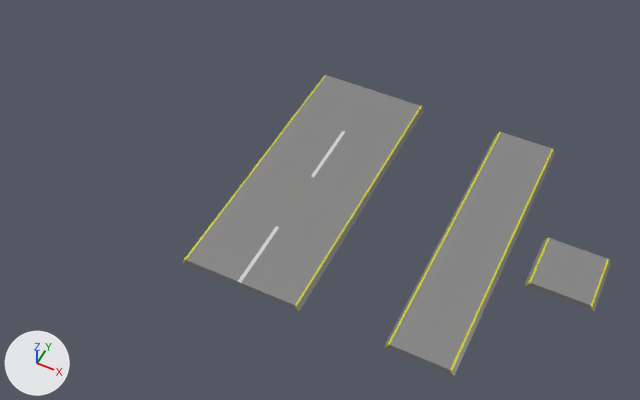
The Blender file DevelopmentMaterials/Models/roads.blend, before and after one commit.
Before and after are seen from a 50 mm camera at (-4.43, -18.56, 22.25) aimed at (-13.48, -0.46, -0.38). The lights are fixed; the arrows at lower left show +X, +Y and +Z.

In view in the first picture: 'road_0_1x1', 'road_0_1x10', 'road_0_2x10'.
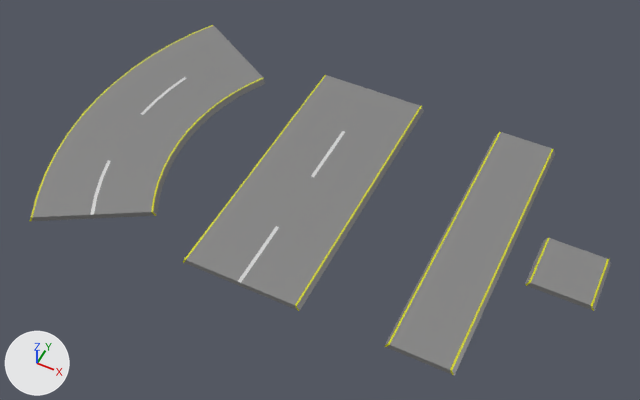
Boxes [x1, y1, x2, y2] around the edits, measured in the pictures (640 x 400 px):
'road_0_2x10_60deg', added: after [29, 25, 265, 221]

Patch to the scene script:
```diff
--- a/DevelopmentMaterials/Models/roads.blend.py
+++ b/DevelopmentMaterials/Models/roads.blend.py
@@ me_cube_004 @@
+me_cube_004.from_pydata(...)  # 112 vertices, 94 faces; spans x -2.1..3.1, y -5.82..5.82, z -0.1..0.1
+me_cube_004.materials.append(mat_material)  # picture img_imphenziapixpal_basecolor_png
@@ ob_road_0_2x10_60deg @@
+ob_road_0_2x10_60deg = bpy.data.objects.new('road_0_2x10_60deg', me_cube_004)
+ob_road_0_2x10_60deg.location = (-21.0, 0.0, 0.0)
```
